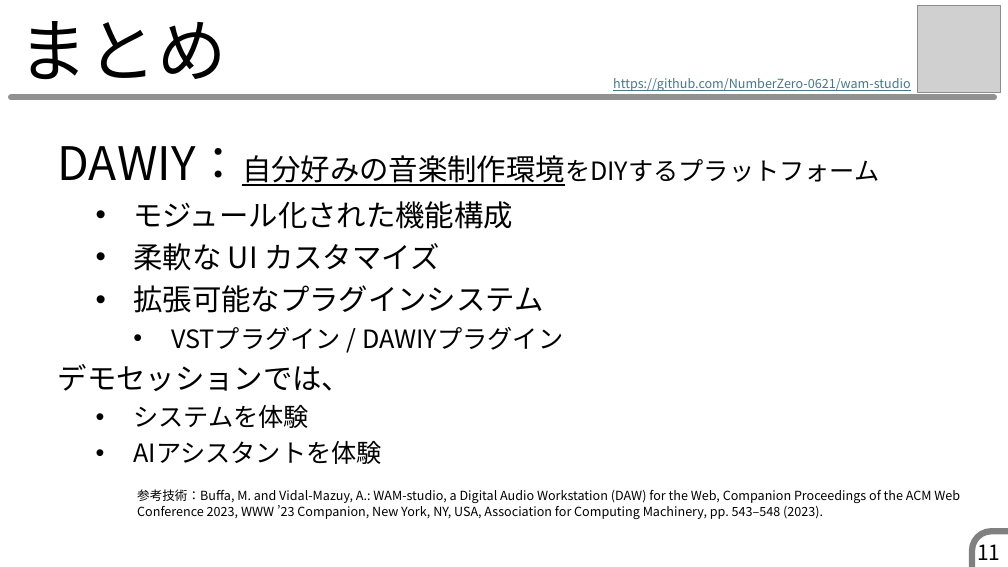
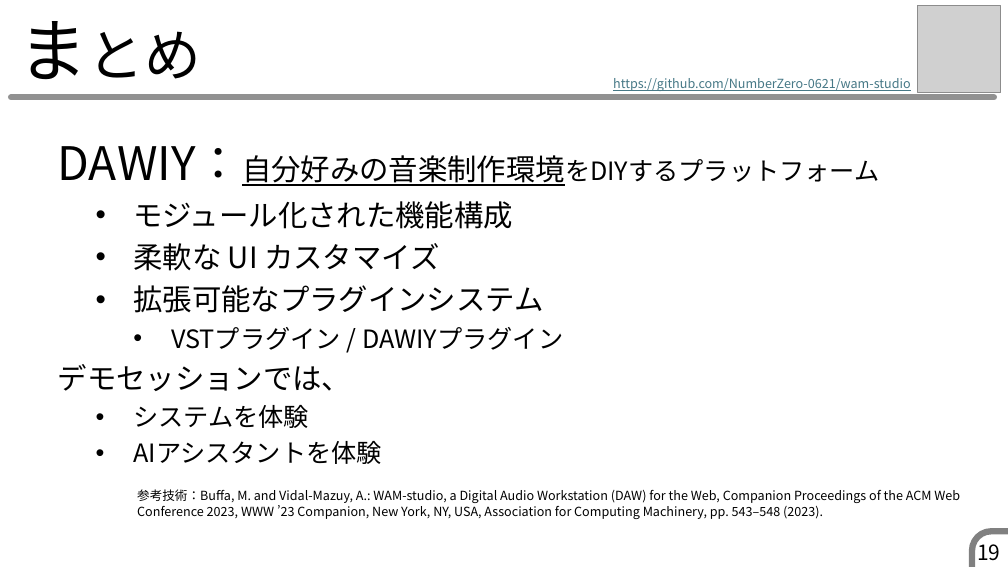
Before and after one commit to muse-studio/pbl2025, a slide deck: slide 19 of 発表スライド・ポスター/EC79_DAWIY_スライド.pptx (slide 11 before the commit). Drawn at 1008x567 pixels with LibreOffice and Linux fonts; fonts in the diff are those of the drawing; grey boxes stand for pictures. Boxes give left, top, right and bottom in pixels: in the first picture for what was removed or moved away, otherwise in the second. Text is boxed around its words. In the diff, an @@ line names an element or a change of style, - is before the commit and + after.

```diff
--- a/発表スライド・ポスター/EC79_DAWIY_スライド.pptx
+++ b/発表スライド・ポスター/EC79_DAWIY_スライド.pptx
@@ title "まとめ" at box(19, 21, 201, 80): size 66 to 54 pt in "まとめ" @@
@@ page number at box(977, 539, 1000, 561): text changed @@
-11
+19
```
Also in this commit, not shown: 11 other slides changed, 8 slides added.
